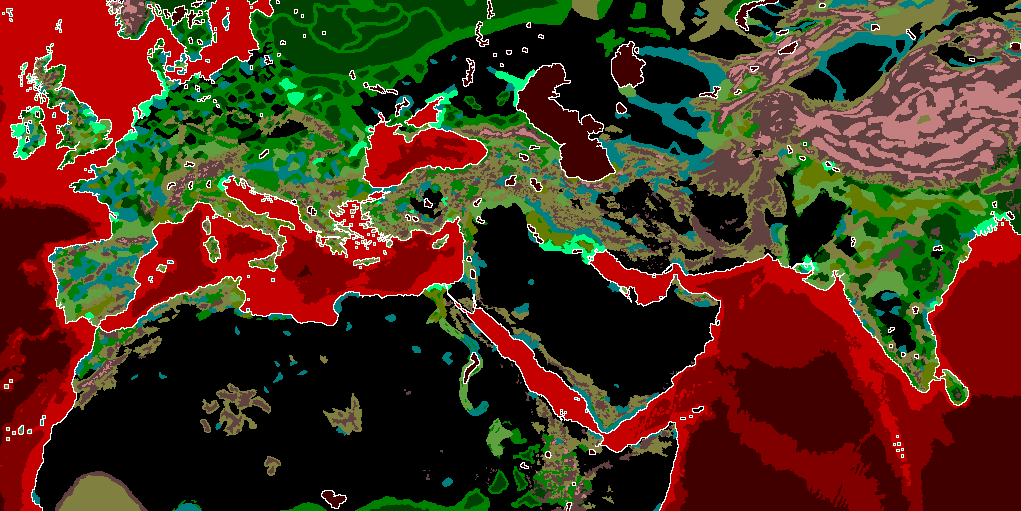
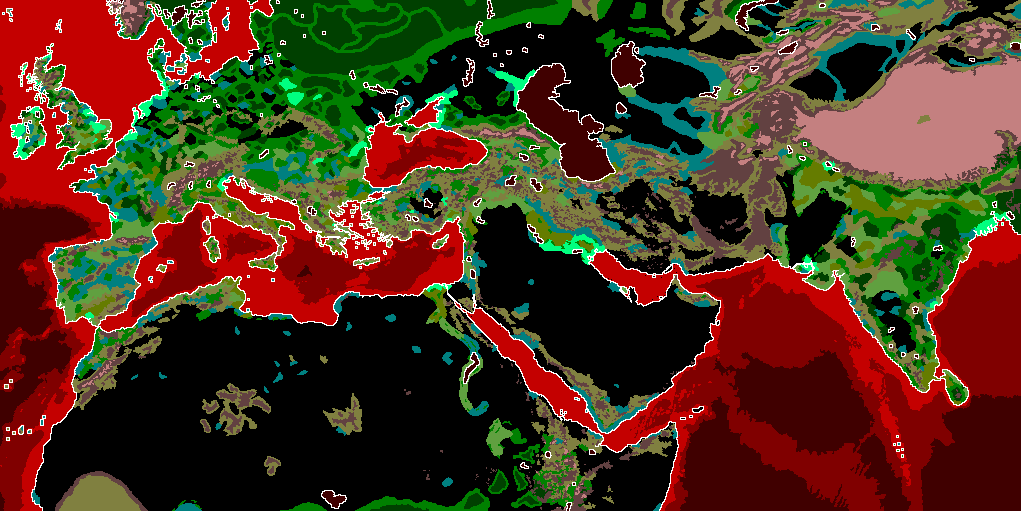
Comparing the layer stacks of the two 1021×511 images. Changes:
painted on "map_ground_types" over [left=573, top=0, right=1021, bottom=184]
